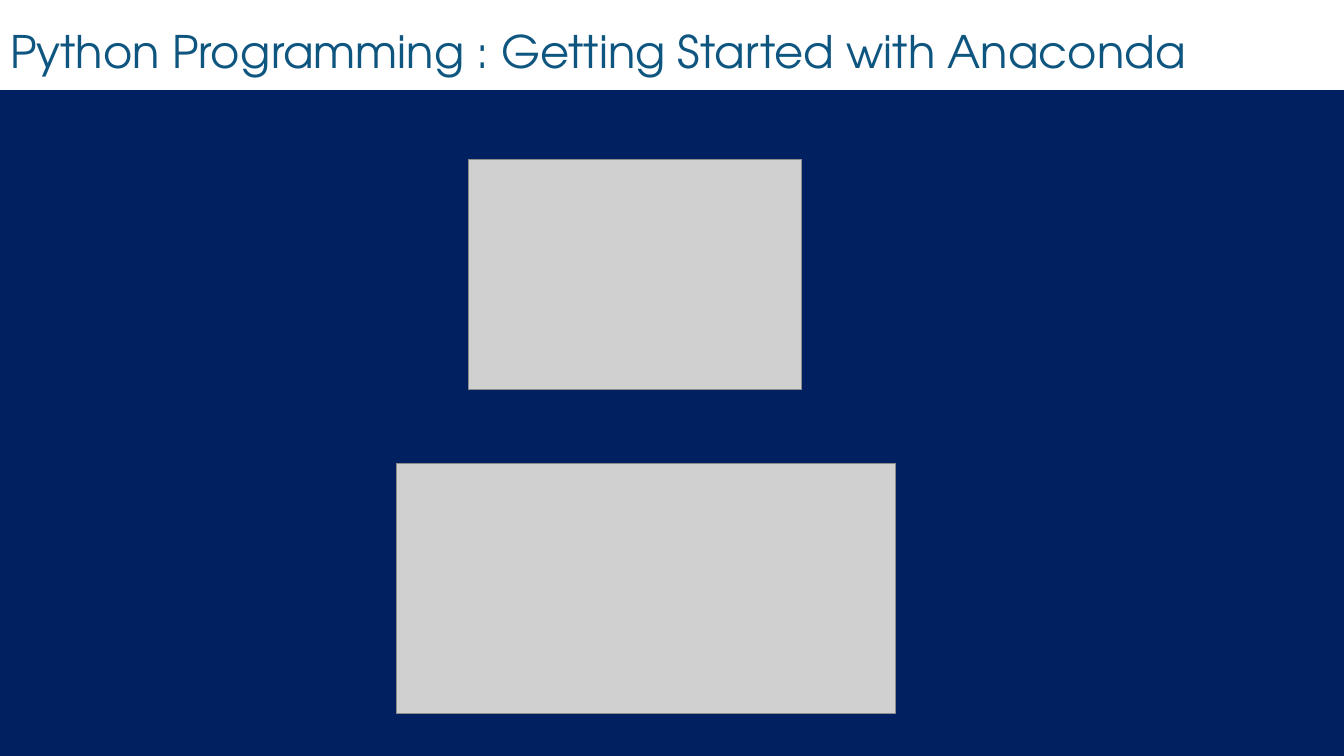
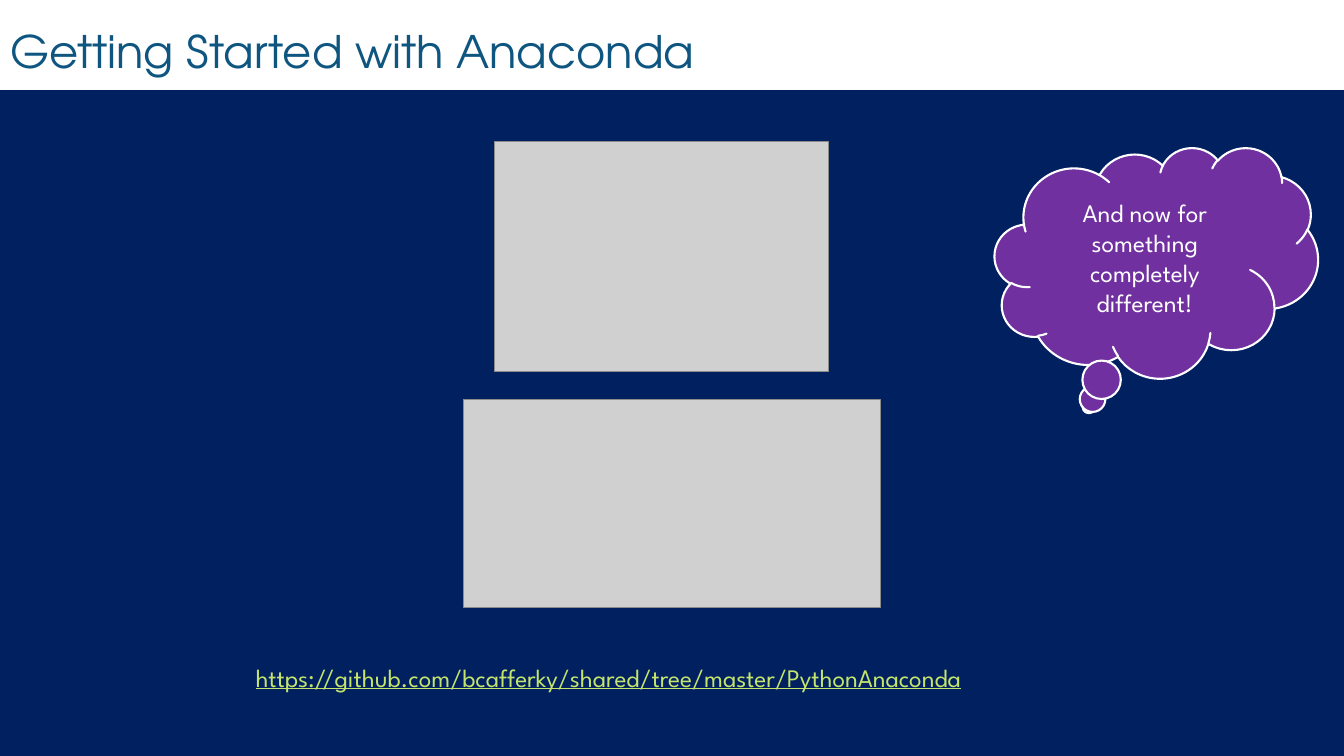
Before and after one commit to bcafferky/shared, a slide deck: slide 3 of PythonAnaconda/SetUp.pptx (slide 2 before the commit). Drawn at 1344x756 pixels with LibreOffice and Linux fonts; fonts in the diff are those of the drawing; grey boxes stand for pictures; background and template pictures are left out. Boxes give left, top, right and bottom in pixels: in the first picture for what was removed or moved away, otherwise in the second. Text is boxed around its words. In the diff, an @@ line names an element or a change of style, - is before the commit and + after.

```diff
--- a/PythonAnaconda/SetUp.pptx
+++ b/PythonAnaconda/SetUp.pptx
@@ title at bbox=[10, 34, 694, 78]: text changed @@
-Python Programming : Getting Started with Anaconda
+Getting Started with Anaconda
@@ picture: place and size @@
-picture at bbox=[469, 159, 803, 390]
+picture at bbox=[495, 141, 829, 372]
@@ thought cloud added at bbox=[995, 147, 1319, 378], fill #7030A0, outline #FFFFFF 1.5 pt, 18 pt, text #FFFFFF @@
+And now for something completely different!
@@ picture: place and size @@
-picture at bbox=[396, 464, 896, 714]
+picture at bbox=[464, 399, 880, 608]
@@ text added at bbox=[256, 669, 961, 693], 18 pt, text #C4E46E, underline @@
+https://github.com/bcafferky/shared/tree/master/PythonAnaconda
```
Also in this commit, not shown: 2 other slides changed, 2 slides added, 1 other file.
